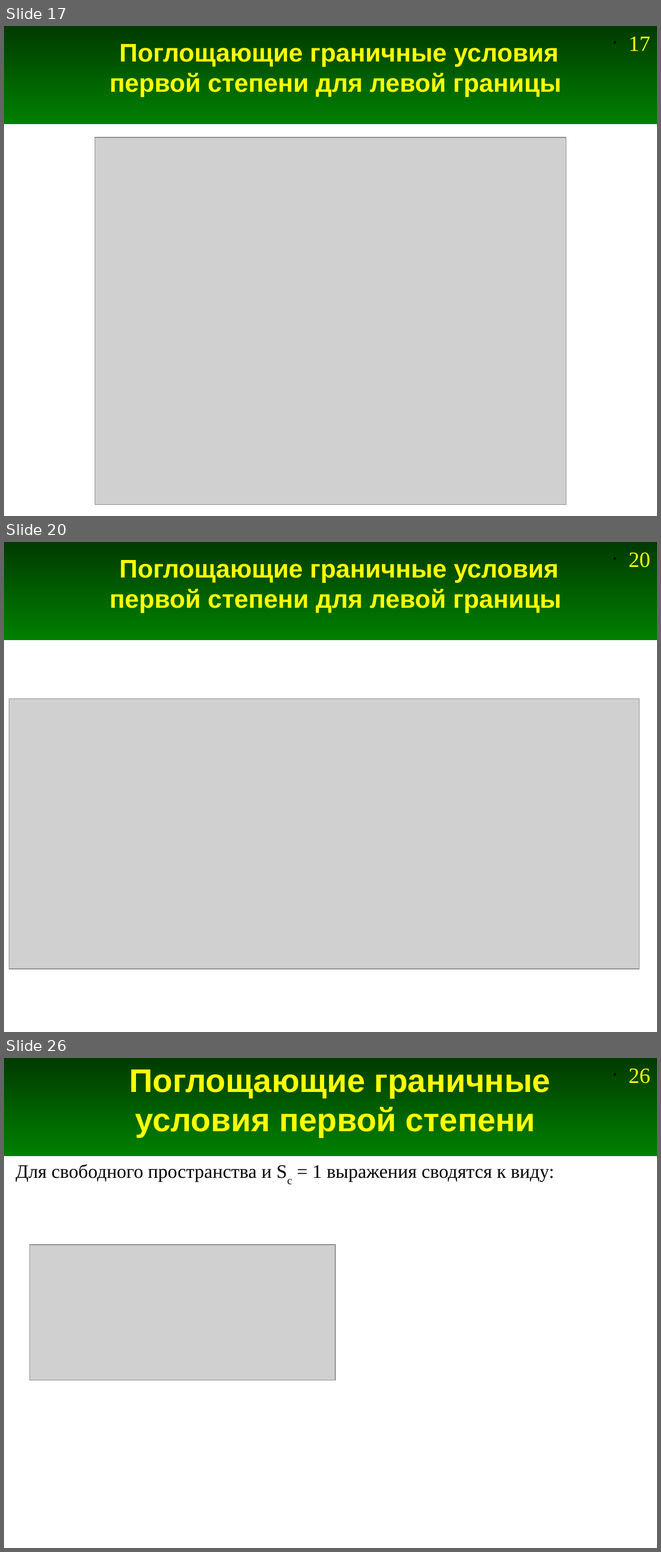
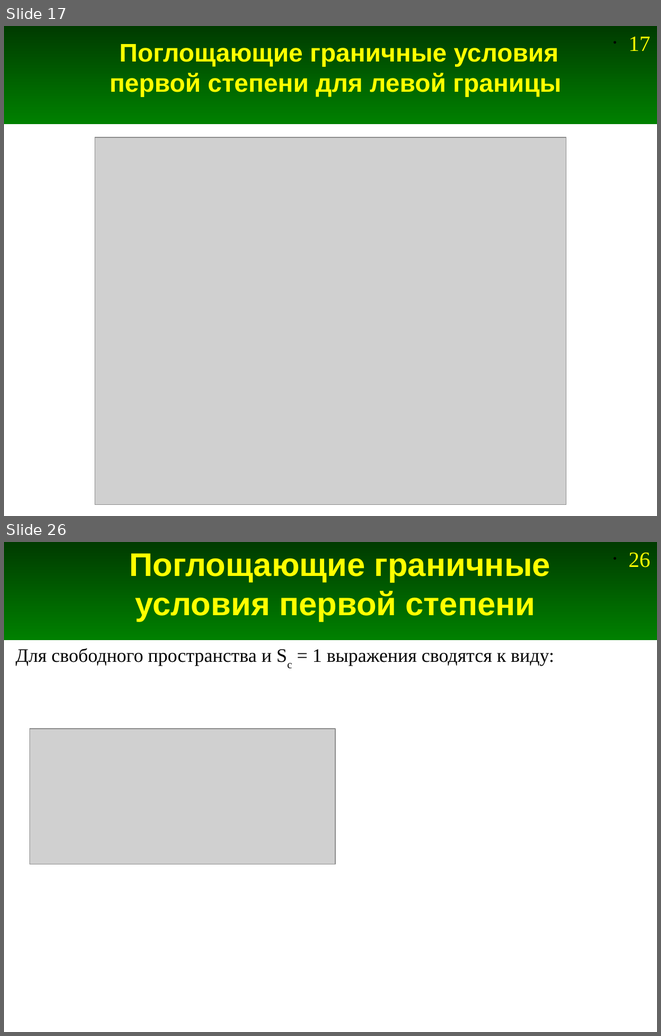
Before and after one commit to Jenyay/modelling, a slide deck: fdtd/presentations/09. FDTD-1D ABC.odp. Shown one above the other, each under a label of ours: slides 17, 20 and 26 before the commit, slides 17 and 26 after it; the slides between them are not shown. The pictures are 661x1552 and 661x1036 pixels, drawn with LibreOffice and Linux fonts; fonts in the diff are those of the drawing; grey boxes stand for pictures. Boxes give left, top, right and bottom in pixels: in the first picture for what was removed or moved away, otherwise in the second. Text is boxed around its words. In the diff, an @@ line names an element or a change of style, - is before the commit and + after.

```diff
--- a/fdtd/presentations/09. FDTD-1D ABC.odp
+++ b/fdtd/presentations/09. FDTD-1D ABC.odp
@@ slide 20 removed at box(4, 542, 657, 1032), background #FFFFFF; not listed: 2 template elements that a slide beside it also shows @@
@@ title removed at box(109, 560, 561, 613) @@
-Поглощающие граничные условия первой степени для левой границы
@@ picture removed at box(9, 699, 639, 969) @@
```
Also in this commit, not shown: 15 slides changed, 4 slides added, 3 other slides removed, 3 other files.
